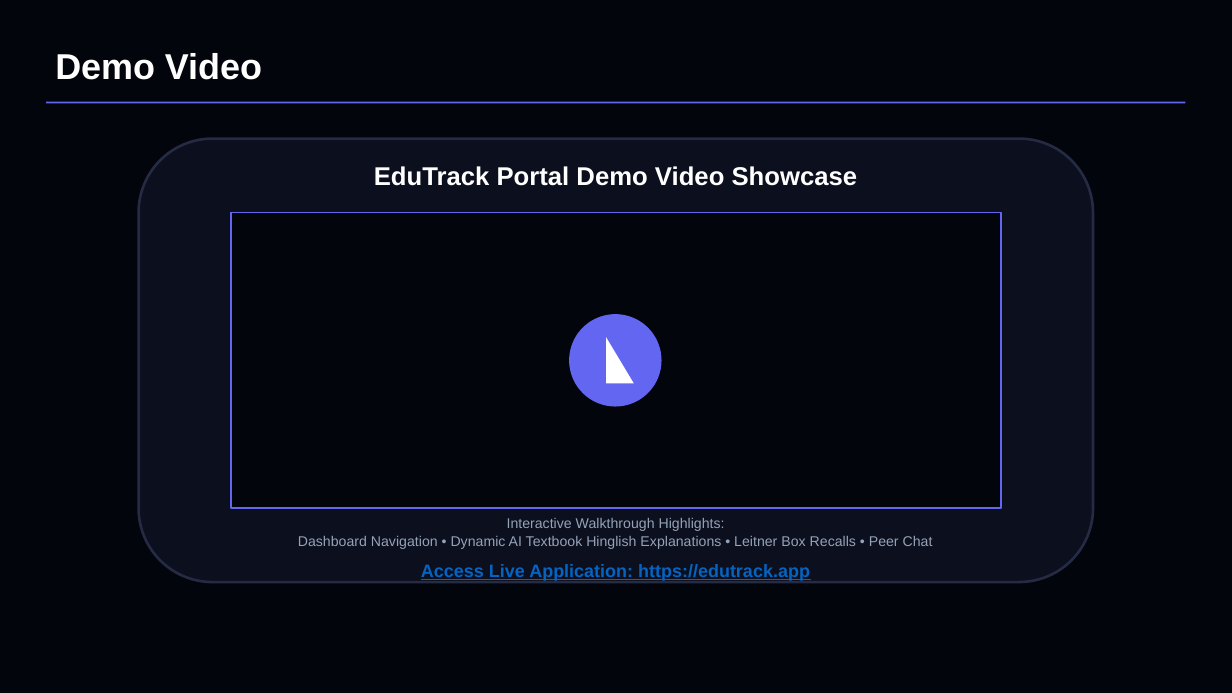
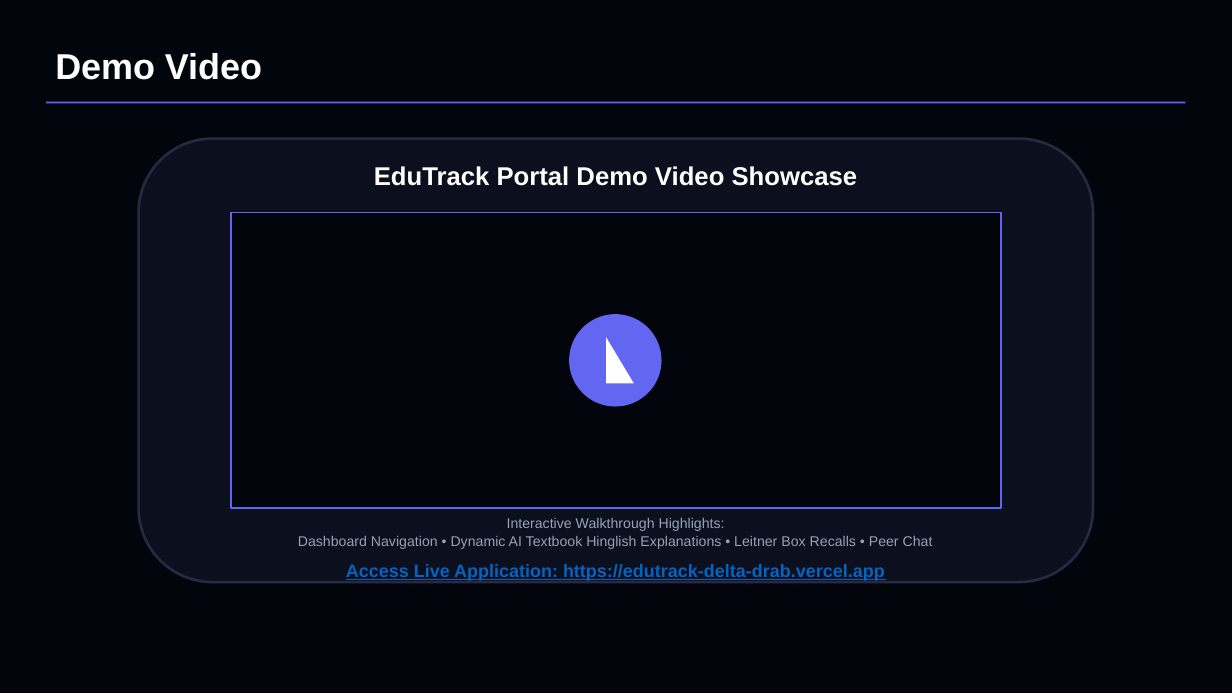
Before and after one commit to sriram12345678900/Edutrack, a slide deck: slide 7 of Submission/EduTrack_Presentation_Fixed.pptx. Drawn at 1232x693 pixels with LibreOffice and Linux fonts; fonts in the diff are those of the drawing. Boxes give left, top, right and bottom in pixels: in the first picture for what was removed or moved away, otherwise in the second. Text is boxed around its words. In the diff, an @@ line names an element or a change of style, - is before the commit and + after.

Commit message:
docs: update live deployment url to vercel link in ppt and codebase

```diff
--- a/Submission/EduTrack_Presentation_Fixed.pptx
+++ b/Submission/EduTrack_Presentation_Fixed.pptx
@@ text at box(346, 564, 885, 581): text changed @@
-Access Live Application: https://edutrack.app
+Access Live Application: https://edutrack-delta-drab.vercel.app
```
Also in this commit, not shown: 2 other slides changed, 2 other files.
